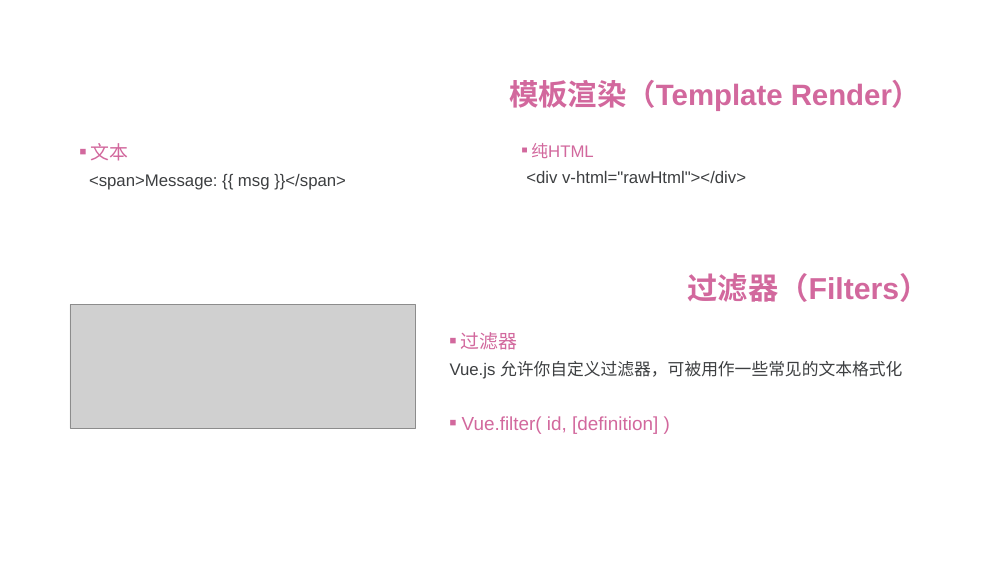
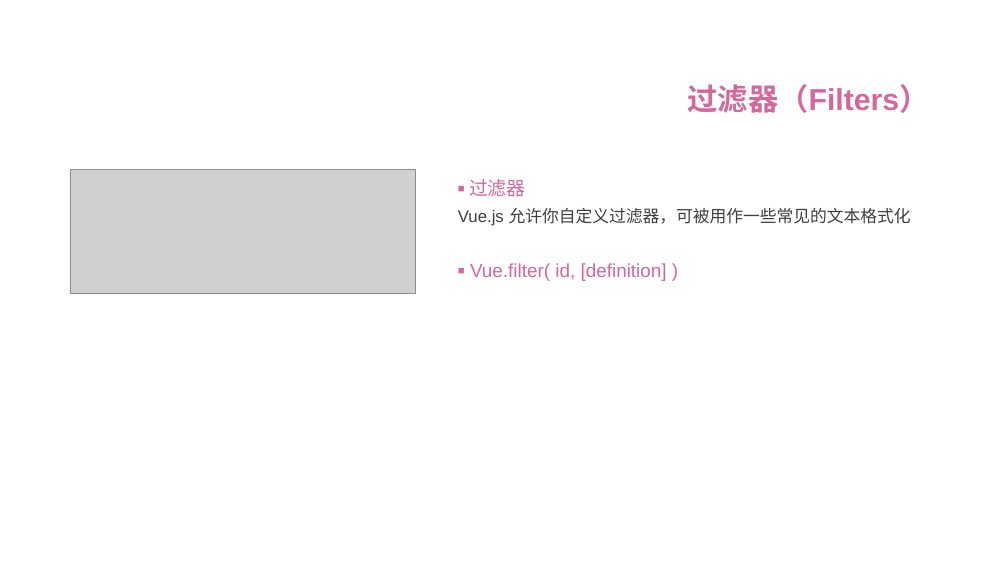
Before and after one commit to ttflowerboys/vue-demo, a slide deck: slide 47 of PPT/vue前后端分离 - 上.pptx (slide 25 before the commit). Drawn at 1008x567 pixels with LibreOffice and Linux fonts; fonts in the diff are those of the drawing; grey boxes stand for pictures; background and template pictures are left out. Boxes give left, top, right and bottom in pixels: in the first picture for what was removed or moved away, otherwise in the second. Text is boxed around its words. In the diff, an @@ line names an element or a change of style, - is before the commit and + after.

```diff
--- a/PPT/vue前后端分离 - 上.pptx
+++ b/PPT/vue前后端分离 - 上.pptx
@@ text "过滤器（Filters）": place and size @@
-text "过滤器（Filters）" at bbox=[688, 273, 930, 302]
+text "过滤器（Filters）" at bbox=[688, 84, 930, 113]
@@ text removed at bbox=[509, 80, 922, 111] @@
-模板渲染（Template Render）
@@ text removed at bbox=[89, 143, 346, 190] @@
-■ 文本
-<span>Message: {{ msg }}</span>
@@ picture: place and size @@
-picture at bbox=[70, 305, 416, 429]
+picture at bbox=[70, 170, 416, 294]
@@ text "过滤器": place and size @@
-text "过滤器" at bbox=[450, 332, 902, 434]
+text "过滤器" at bbox=[458, 179, 911, 281]
@@ text removed at bbox=[526, 171, 746, 183] @@
-■ 纯HTML
-<div v-html="rawHtml"></div>
```
Also in this commit, not shown: 5 other slides changed, 23 slides added, 4 slides removed.
